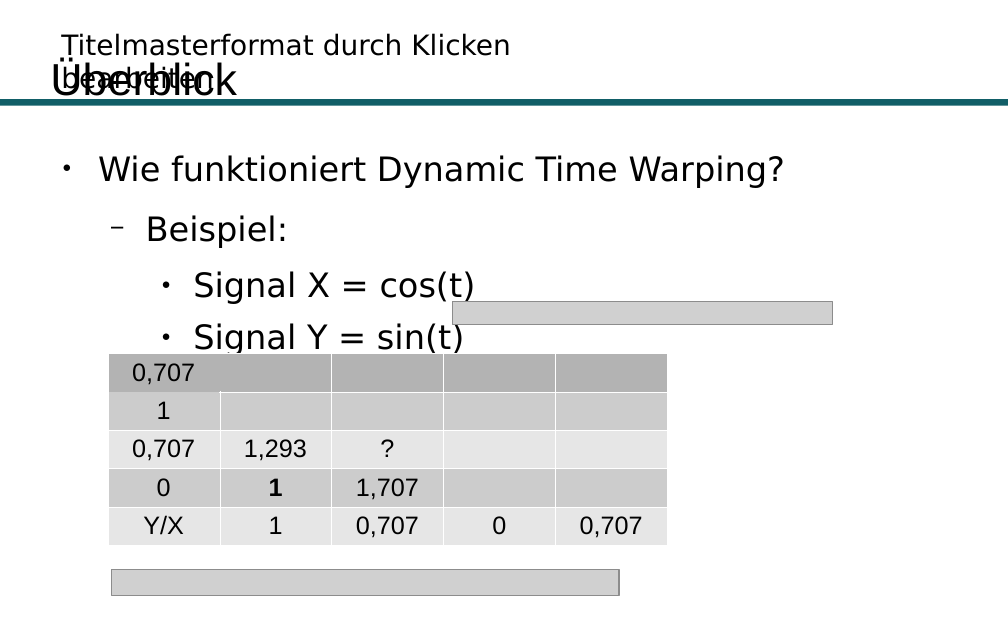
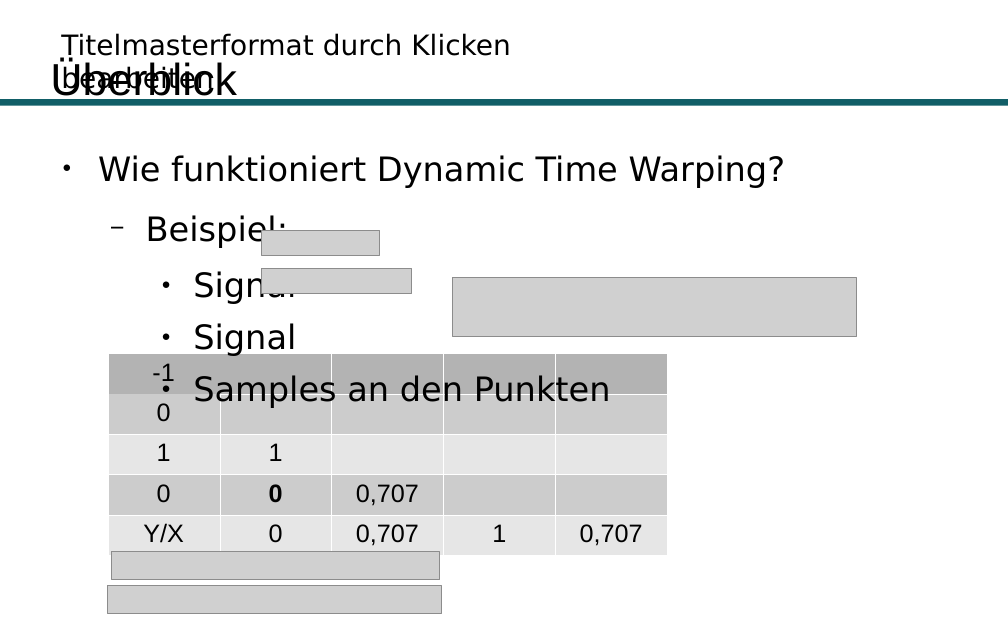
Before and after one commit to Hirnschwamm/DTW, a slide deck: slide 58 of Präsentation.odp. Drawn at 1008x630 pixels with LibreOffice and Linux fonts; fonts in the diff are those of the drawing; grey boxes stand for pictures; background and template pictures are left out. Boxes give left, top, right and bottom in pixels: in the first picture for what was removed or moved away, otherwise in the second. Text is boxed around its words. In the diff, an @@ line names an element or a change of style, - is before the commit and + after.

```diff
--- a/Präsentation.odp
+++ b/Präsentation.odp
@@ picture added at [262, 230, 380, 255] @@
@@ text at [193, 269, 296, 356]: text changed @@
-    ● Signal X = cos(t)
-    ● Signal Y = sin(t)
+    ● Signal
+    ● Signal
@@ picture added at [262, 268, 411, 293] @@
@@ picture: place and size @@
-picture at [453, 301, 834, 325]
+picture at [453, 278, 857, 337]
@@ table at [108, 353, 667, 550] @@
-row 1, column 1: 0,707
+row 1, column 1: -1
-row 2, column 1: 1
+row 2, column 1: 0
-row 3: 0,707 | 1,293 | ? |  | 
+row 3: 1 | 1 |  |  | 
-row 4, column 2: 1
+row 4, column 2: 0
-row 4, column 3: 1,707
+row 4, column 3: 0,707
-row 5, column 2: 1
+row 5, column 2: 0
-row 5, column 4: 0
+row 5, column 4: 1
@@ picture: place and size @@
-picture at [111, 570, 619, 596]
+picture at [111, 552, 439, 580]
@@ picture added at [108, 586, 442, 614] @@
```
Also in this commit, not shown: 14 other slides changed.
